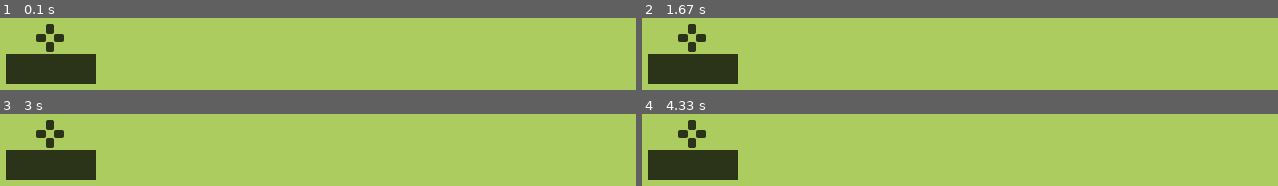
Above: before the commit, frames 1-4 (two rows, left to right).
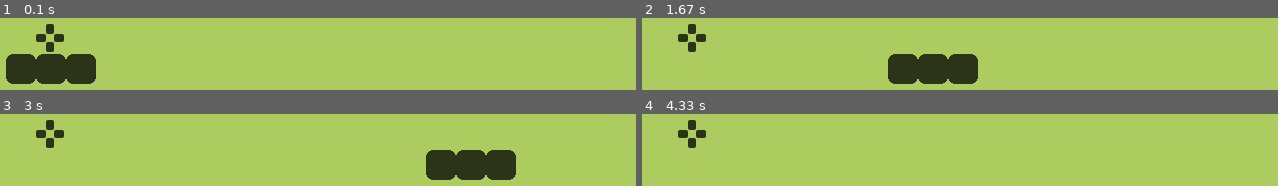
Above: after the commit, the same moments.

Repository: Trickaay/Pygame---Snake
Game: pygame game, started from snake.py
The game is run twice, just before and just after one commit, with the same random seed, the same clock (stepped at 60 frames per second) and the same inputs.
Inputs:
- Up to frame 1 (0.1 s): no input
- Up to frame 2 (1.67 s): no input
- Up to frame 3 (3 s): no input
- Up to frame 4 (4.33 s): no input

The runs differ from the first frame. In frame 1, 0.3% of the frame differs, in the area x 0-16%, y 50-92%; in frame 2, 11%, in the area x 0-53%, y 50-92%; in frame 3, 11%; in frame 4, 5.9%.

Commit message:
move the snake
Added event to allow for movement of snake.

Diff:
--- a/snake.py
+++ b/snake.py
@@ -26,11 +26,16 @@
 class Snake:
     def __init__(self):
         self.body = [Vector2(6, 9), Vector2(5, 9), Vector2(4, 9)]
+        self.direction = Vector2(1, 0)
 
     def draw(self):
         for segment in self.body:
             segment_rect = (segment.x * cell_size, segment.y * cell_size, cell_size, cell_size)
-            pygame.draw.rect(screen, DARK_GREEN, segment_rect)
+            pygame.draw.rect(screen, DARK_GREEN, segment_rect, 0, 7)
+
+    def update(self):
+        self.body = self.body[:-1]
+        self.body.insert(0, self.body[0] + self.direction)
 
 screen = pygame.display.set_mode((cell_size*number_of_cells, cell_size*number_of_cells))
 
@@ -43,11 +48,17 @@
 
 food_surface = pygame.image.load("Assets/food.png").convert_alpha()
 
+SNAKE_UPDATE = pygame.USEREVENT
+pygame.time.set_timer(SNAKE_UPDATE, 200)
+
 while True:
     for event in pygame.event.get():
+        if event.type == SNAKE_UPDATE:
+            snake.update()
         if event.type == pygame.QUIT:
             pygame.quit()
             sys.exit()
+
 
     screen.fill(GREEN)
     food.draw()
